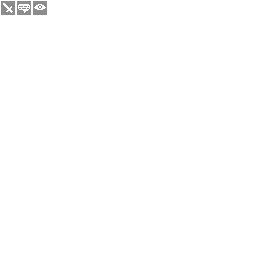
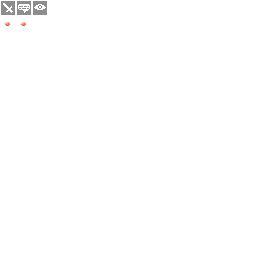
Two versions of the same layered image (256 × 256). Layer-by-layer changes:
painted on "misc-sprites.png" over (4, 22, 26, 26)
